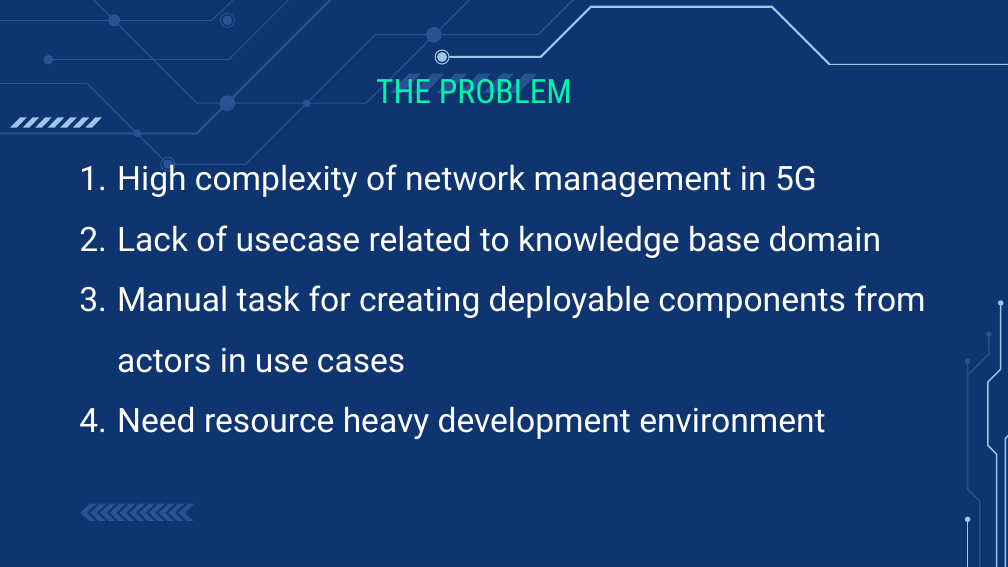
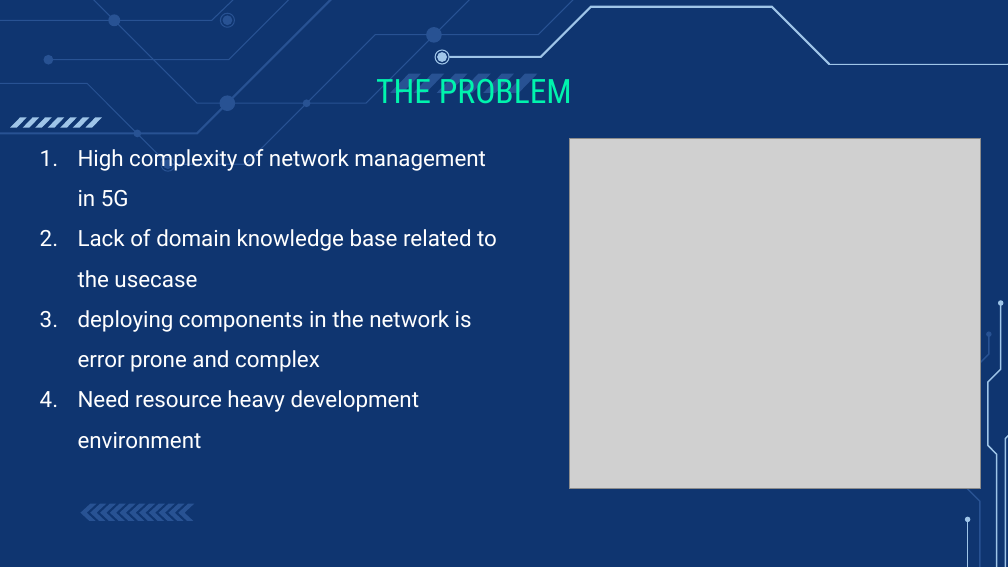
Before and after one commit to ITU-AI-ML-in-5G-Challenge/ITU-ML5G-PS-010-Team-Tech-Rangers, a slide deck: slide 3 of FGAN-I-298-R1.pptx. Drawn at 1008x567 pixels with LibreOffice and Linux fonts; fonts in the diff are those of the drawing; grey boxes stand for pictures. Boxes give left, top, right and bottom in pixels: in the first picture for what was removed or moved away, otherwise in the second. Text is boxed around its words. In the diff, an @@ line names an element or a change of style, - is before the commit and + after.

Commit message:
Slides

```diff
--- a/FGAN-I-298-R1.pptx
+++ b/FGAN-I-298-R1.pptx
@@ text "High complexity of network management ...": place and size @@
-text "High complexity of network management ..." at bbox=[117, 164, 925, 439]
+text "High complexity of network management ..." at bbox=[78, 149, 497, 449]
@@ text at bbox=[78, 149, 486, 449]: size 24 to 16 pt in "High complexity of network management in 5G", "Need resource heavy development environment" @@
@@ picture added at bbox=[570, 138, 981, 489] @@
@@ text at bbox=[78, 229, 497, 372]: text changed; size 24 to 16 pt @@
-2. Lack of usecase related to knowledge base domain
-3. Manual task for creating deployable components from actors in use cases
+2. Lack of domain knowledge base related to the usecase
+3. deploying components in the network is error prone and complex
@@ freeform shape removed at bbox=[966, 359, 970, 363] @@
```
Also in this commit, not shown: 7 other slides changed.
